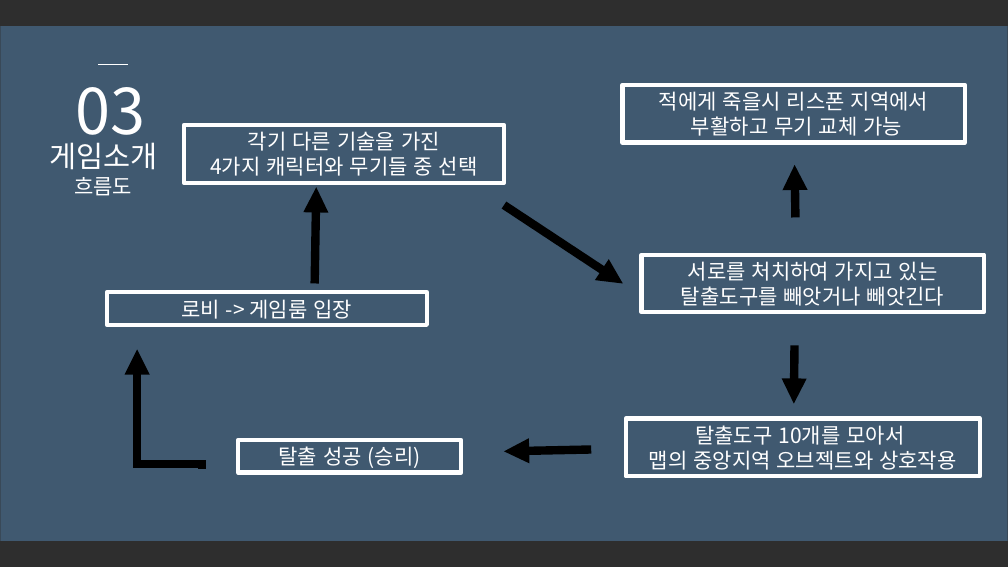
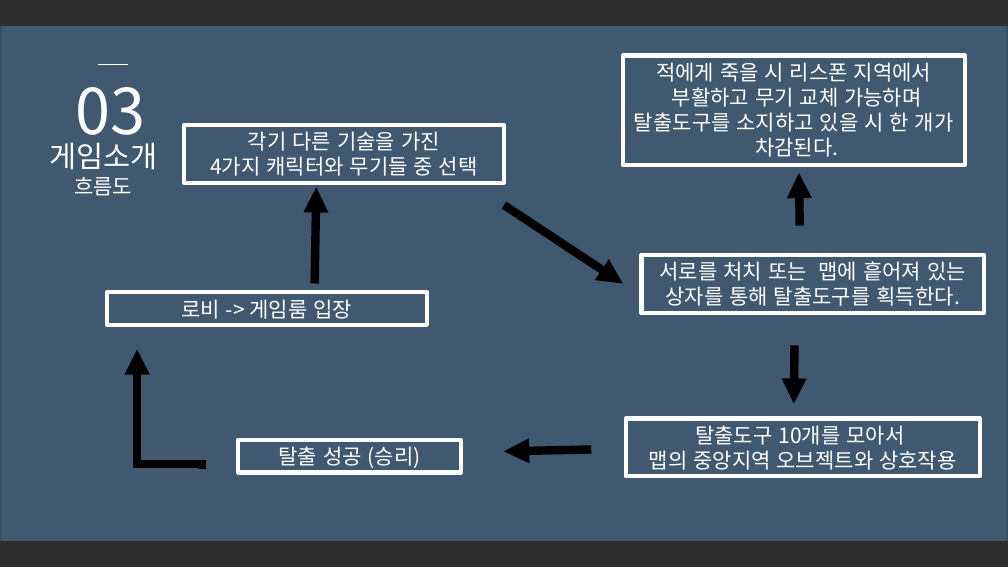
Before and after one commit to SuperTaeJun/GraduationWork, a slide deck: slide 6 of 졸업작품 제안서/졸업작품 제안서ver3.pptx. Drawn at 1008x567 pixels with LibreOffice and Linux fonts; fonts in the diff are those of the drawing; background and template pictures are left out; a plain dark background stands for a picture behind light text. Boxes give left, top, right and bottom in pixels: in the first picture for what was removed or moved away, otherwise in the second. Text is boxed around its words. In the diff, an @@ line names an element or a change of style, - is before the commit and + after.

```diff
--- a/졸업작품 제안서/졸업작품 제안서ver3.pptx
+++ b/졸업작품 제안서/졸업작품 제안서ver3.pptx
@@ rectangle "적에게 죽을 시 리스폰 지역에서": place and size @@
-rectangle "적에게 죽을 시 리스폰 지역에서" at bbox=[622, 85, 965, 142]
+rectangle "적에게 죽을 시 리스폰 지역에서" at bbox=[623, 55, 966, 165]
@@ text in rectangle at bbox=[634, 62, 954, 157]: text changed @@
-적에게 죽을시 리스폰 지역에서
-부활하고 무기 교체 가능
+적에게 죽을 시 리스폰 지역에서
+부활하고 무기 교체 가능하며 탈출도구를 소지하고 있을 시 한 개가
+차감된다.
@@ arrow moved from (796, 218) - (795, 165) to (800, 225) - (799, 173) @@
@@ text in rectangle at bbox=[660, 261, 966, 306]: text changed @@
-서로를 처치하여 가지고 있는 탈출도구를 빼앗거나 빼앗긴다
+서로를 처치 또는 맵에 흩어져 있는 상자를 통해 탈출도구를 획득한다.
```
Also in this commit, not shown: 5 other slides changed.
